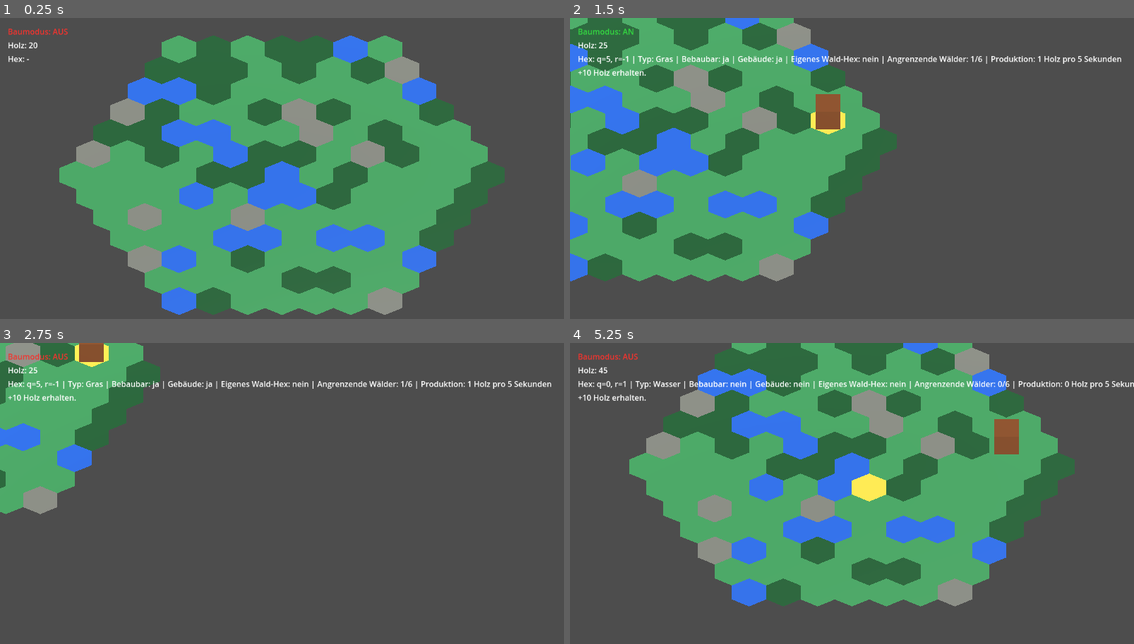
Above: before the commit, frames 1-4 (two rows, left to right).
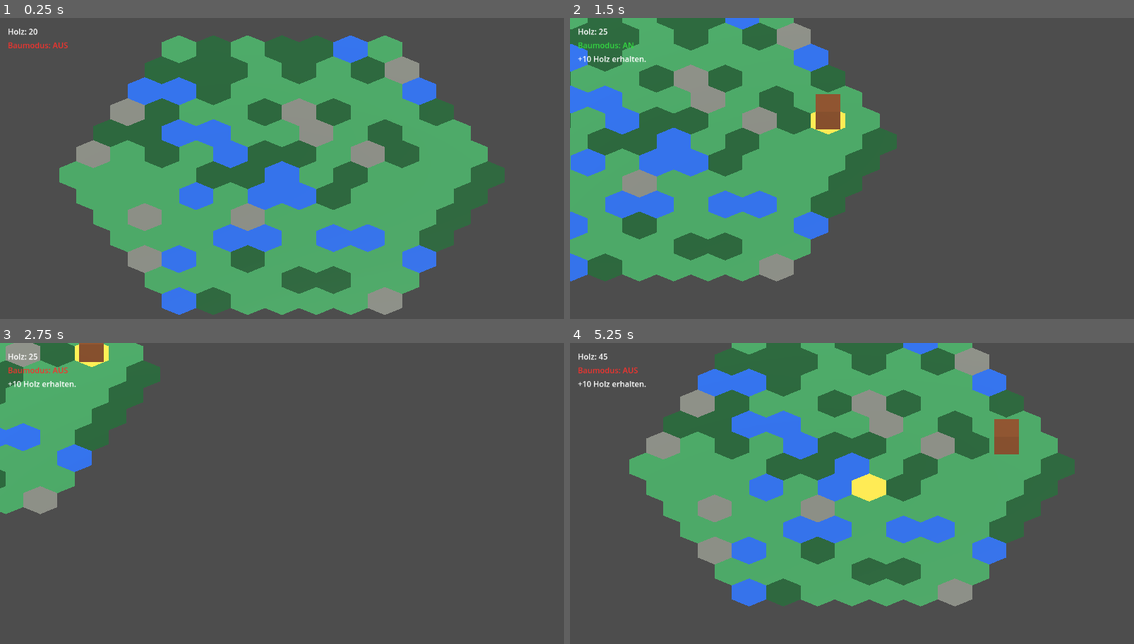
Above: after the commit, the same moments.

Repository: Ranu4922/CodexGame
Game: Godot game, scene res://scenes/Main.tscn
The game is run twice, just before and just after one commit, with the same random seed, the same clock (stepped at 60 frames per second) and the same inputs.
Inputs (mouse positions are in pixels of both pictures, inside the frame that each line leads up to):
- Up to frame 1 (0.25 s): no input
- Up to frame 2 (1.5 s): tap Enter at 0.5 s; move the mouse to (976, 159) at 0.52 s; hold D 0.53-1.28 s; tap B at 0.6 s; click (976, 159) at 0.67 s; move the mouse to (739, 192) at 1.27 s; hold S from 1.28 s (still down); tap R at 1.35 s
- Up to frame 3 (2.75 s): move the mouse to (338, 430) at 2.02 s; release S at 2.03 s; hold D from 2.03 s (still down); tap B at 2.1 s
- Up to frame 4 (5.25 s): move the mouse to (823, 565) at 2.77 s; release D at 2.78 s; hold W 2.78-3.53 s; tap R at 2.85, 4.35 s; click (823, 565) at 2.92 s; move the mouse to (1021, 547) at 3.52 s; hold A 3.53-5.03 s; tap B at 3.6, 5.1 s; move the mouse to (682, 454) at 4.27 s; move the mouse to (880, 502) at 5.02 s; hold S from 5.03 s (still down); click (880, 502) at 5.17 s

The runs differ from the first frame. In frame 1, 0.3% of the frame differs, in the area x 1-13%, y 3-15%; in frame 2, 1.4%; in frame 3, 1.4%; in frame 4, 1.5%, in the area x 1-100%, y 3-20%.
Error after the commit: Invalid assignment of property or key 'text' with value of type 'String' on a base object of type 'null instance'. (res://scripts/game_world.gd:32)

Commit message:
Clean up selection info UI

Diff:
--- a/scenes/GameWorld.tscn
+++ b/scenes/GameWorld.tscn
@@ -25,30 +25,37 @@
 
 [node name="CanvasLayer" type="CanvasLayer" parent="."]
 
-[node name="BuildModeLabel" type="Label" parent="CanvasLayer"]
+[node name="ResourceLabel" type="Label" parent="CanvasLayer"]
 offset_left = 16.0
 offset_top = 16.0
 offset_right = 440.0
 offset_bottom = 48.0
-text = "Baumodus: AUS"
+text = "Holz: 20"
 
-[node name="ResourceLabel" type="Label" parent="CanvasLayer"]
+[node name="BuildModeLabel" type="Label" parent="CanvasLayer"]
 offset_left = 16.0
 offset_top = 44.0
 offset_right = 440.0
 offset_bottom = 76.0
-text = "Holz: 20"
+text = "Baumodus: AUS"
 
-[node name="CoordinateLabel" type="Label" parent="CanvasLayer"]
+[node name="MessageLabel" type="Label" parent="CanvasLayer"]
 offset_left = 16.0
 offset_top = 72.0
 offset_right = 760.0
 offset_bottom = 104.0
-text = "Hex: -"
+text = ""
 
-[node name="MessageLabel" type="Label" parent="CanvasLayer"]
+[node name="InfoPanel" type="PanelContainer" parent="CanvasLayer"]
+visible = false
 offset_left = 16.0
 offset_top = 100.0
-offset_right = 760.0
-offset_bottom = 132.0
+offset_right = 360.0
+offset_bottom = 300.0
+
+[node name="InfoLabel" type="Label" parent="CanvasLayer/InfoPanel"]
+offset_left = 7.0
+offset_top = 7.0
+offset_right = 327.0
+offset_bottom = 183.0
 text = ""
